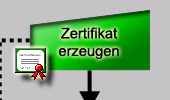
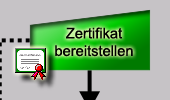
Layers edited between the first and the second 170 × 100 image:
renamed "Zertifikat erzeugen" to "Zertifikat bereitstellen", painted on it over [55, 27, 133, 60]
